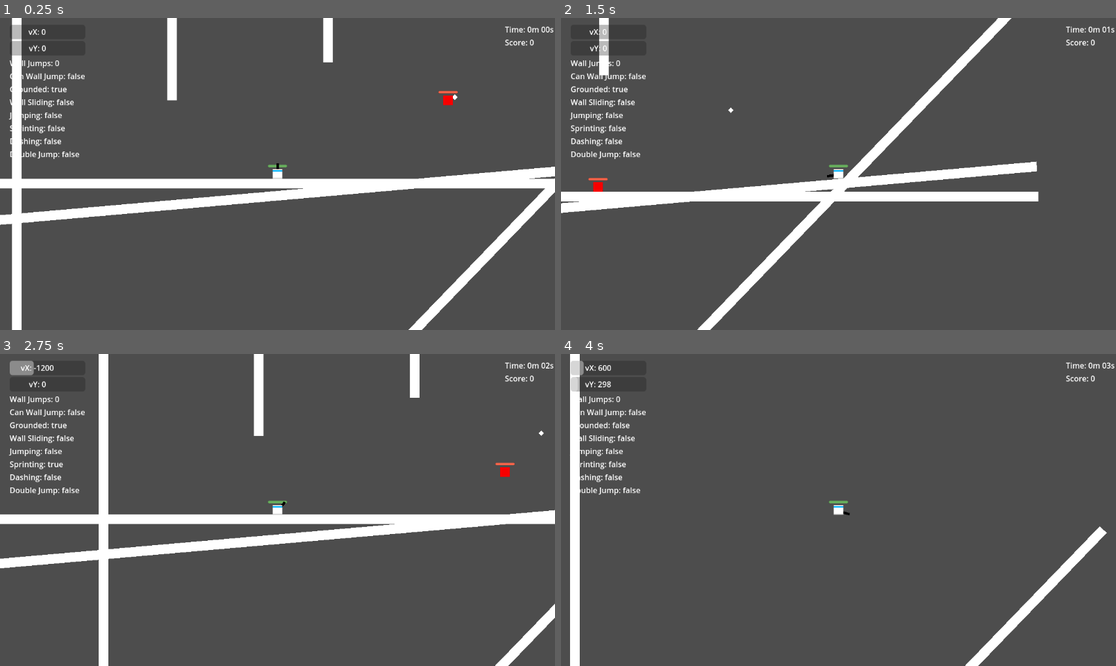
Above: before the commit, frames 1-4 (two rows, left to right).
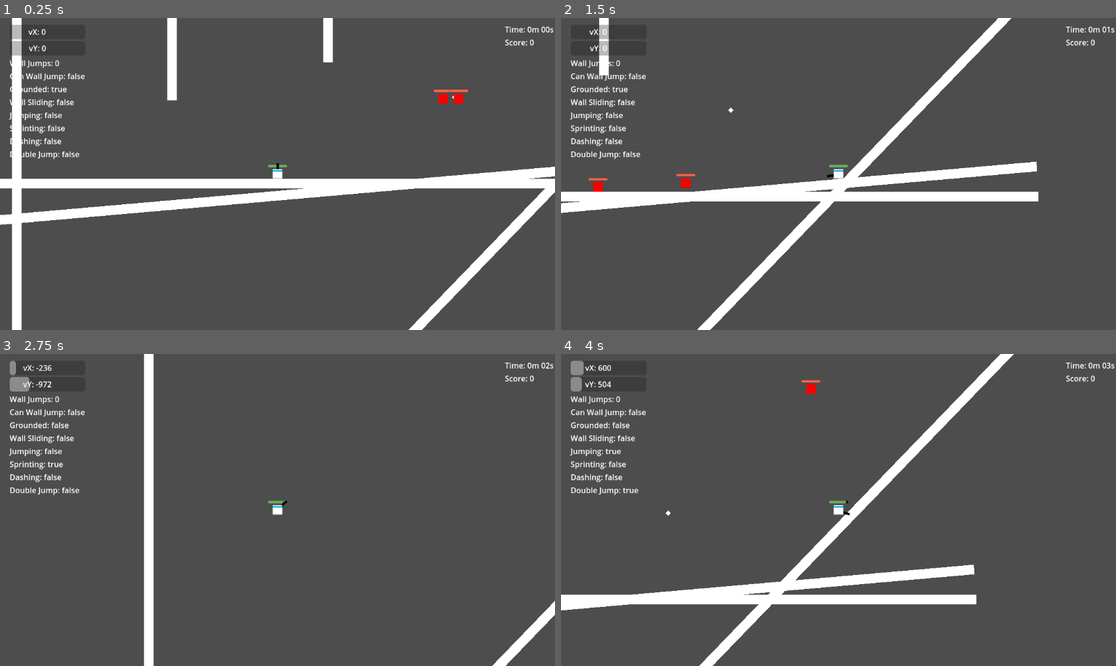
Above: after the commit, the same moments.

Repository: joesobo/BoxV1
Game: Godot game, scene res://src/scenes/main.tscn
The game is run twice, just before and just after one commit, with the same random seed, the same clock (stepped at 60 frames per second) and the same inputs.
Inputs (mouse positions are in pixels of both pictures, inside the frame that each line leads up to):
- Up to frame 1 (0.25 s): no input
- Up to frame 2 (1.5 s): move the mouse to (960, 158) at 0.52 s; hold Right (right) from 0.53 s (still down); tap Ctrl (dash) at 0.6 s; tap Up (jump) at 0.77 s; move the mouse to (727, 189) at 1.27 s; click (727, 189) at 1.35 s
- Up to frame 3 (2.75 s): tap Up (jump) at 1.52 s; move the mouse to (333, 441) at 2.02 s; release Right (right) at 2.03 s; hold Left (left) from 2.03 s (still down); hold Shift (sprint) from 2.03 s (still down)
- Up to frame 4 (4 s): move the mouse to (810, 572) at 2.77 s; release Left (left) at 2.78 s; release Shift (sprint) at 2.78 s; hold Right (right) from 2.78 s (still down); tap Ctrl (dash) at 2.85 s; tap Up (jump) at 3.02, 3.77 s; move the mouse to (1005, 556) at 3.52 s; click (1005, 556) at 3.6 s

The runs differ from the first frame. In frame 1, 0.2% of the frame differs, in the area x 78-85%, y 22-29%; in frame 2, 0.1%; in frame 3, 11%, in the area x 0-100%, y 0-100%; in frame 4, 9.4%.

Commit message:
end screen

Diff:
--- a/src/enemy/EnemySpawn.gd
+++ b/src/enemy/EnemySpawn.gd
@@ -2,11 +2,17 @@
 
 @export var enemy_scene: PackedScene
 @export var should_spawn := true
+@export var enemy_num = 2
 
 
 func _ready():
 	if should_spawn:
-		var enemy = enemy_scene.instantiate()
-		enemy.position = get_global_position()
+		for i in range(enemy_num):
+			spawn_enemy()
 
-		get_tree().get_root().call_deferred("add_child", enemy)
+
+func spawn_enemy():
+	var enemy = enemy_scene.instantiate()
+	enemy.position = get_global_position()
+
+	get_tree().get_root().call_deferred("add_child", enemy)
--- /dev/null
+++ b/src/menus/GameOverMenu.gd
@@ -0,0 +1,20 @@
+extends Control
+
+
+func _ready():
+	visible = false
+
+
+func game_over():
+	var game_menu = get_node("../GameMenu")
+	$VBoxContainer/Score.text = "Score: " + str(game_menu.score)
+	visible = true
+	get_tree().paused = true
+
+
+func _on_replay_pressed():
+	load("res://src/scenes/main.tscn").instance()
+
+
+func _on_quit_pressed():
+	get_tree().quit()
--- a/src/player/PlayerHealth.gd
+++ b/src/player/PlayerHealth.gd
@@ -7,8 +7,9 @@
 var can_damage := true
 var player
 
+
 func _ready():
-	player = get_node('../../Player')
+	player = get_node("../../Player")
 
 	health_panel = $HealthPanel
 
@@ -30,6 +31,8 @@
 
 		if health <= 0:
 			print("Game Over")
+			player.get_node("Camera2D/GameOverMenu").game_over()
+			player.get_node("Body").queue_free()
 
 		# Reset knockback
 		await get_tree().create_timer(0.5).timeout
--- a/src/player/bullet.gd
+++ b/src/player/bullet.gd
@@ -6,7 +6,7 @@
 
 
 func _on_body_entered(body: Node):
-	if body.name == "Enemy":
+	if body.name.contains("Enemy"):
 		body.get_node("EnemyHealth").damage(1)
 
 	queue_free()
--- a/src/scenes/main.tscn
+++ b/src/scenes/main.tscn
@@ -6,6 +6,7 @@
 [ext_resource type="Script" path="res://src/menus/PauseMenu.gd" id="2_32g0p"]
 [ext_resource type="Script" path="res://src/menus/PlayerControllerMenu.gd" id="3_gqoye"]
 [ext_resource type="Script" path="res://src/menus/GameMenu.gd" id="4_y1e38"]
+[ext_resource type="Script" path="res://src/menus/GameOverMenu.gd" id="5_41kut"]
 [ext_resource type="PackedScene" uid="uid://gyanoo81ygvr" path="res://src/prefabs/bullet.tscn" id="6_gk67w"]
 [ext_resource type="Script" path="res://src/player/Gun.gd" id="6_t1ta0"]
 [ext_resource type="Script" path="res://src/enemy/EnemySpawn.gd" id="8_3tvd4"]
@@ -205,6 +206,42 @@
 layout_mode = 2
 text = "Score:"
 
+[node name="GameOverMenu" type="Control" parent="Player/Camera2D"]
+layout_mode = 3
+anchors_preset = 0
+offset_left = -545.0
+offset_top = -328.0
+offset_right = 574.0
+offset_bottom = 323.0
+script = ExtResource("5_41kut")
+
+[node name="VBoxContainer" type="VBoxContainer" parent="Player/Camera2D/GameOverMenu"]
+layout_mode = 1
+anchors_preset = 8
+anchor_left = 0.5
+anchor_top = 0.5
+anchor_right = 0.5
+anchor_bottom = 0.5
+offset_left = -20.0
+offset_top = -23.5
+offset_right = 20.0
+offset_bottom = 23.5
+grow_horizontal = 2
+grow_vertical = 2
+
+[node name="Score" type="Label" parent="Player/Camera2D/GameOverMenu/VBoxContainer"]
+layout_mode = 2
+text = "Score:"
+horizontal_alignment = 1
+
+[node name="Replay" type="Button" parent="Player/Camera2D/GameOverMenu/VBoxContainer"]
+layout_mode = 2
+text = "Play Again?"
+
+[node name="Quit" type="Button" parent="Player/Camera2D/GameOverMenu/VBoxContainer"]
+layout_mode = 2
+text = "Quit"
+
 [node name="Body" type="Sprite2D" parent="Player"]
 z_index = 1
 position = Vector2(-1.0848e-05, -2.6226e-06)
@@ -365,3 +402,5 @@
 [connection signal="pressed" from="Player/Camera2D/PauseMenu/VBoxContainer/ResumeButton" to="Player/Camera2D/PauseMenu" method="_on_resume_button_pressed"]
 [connection signal="pressed" from="Player/Camera2D/PauseMenu/VBoxContainer/OptionsButton" to="Player/Camera2D/PauseMenu" method="_on_options_button_pressed"]
 [connection signal="pressed" from="Player/Camera2D/PauseMenu/VBoxContainer/QuitButton" to="Player/Camera2D/PauseMenu" method="_on_quit_button_pressed"]
+[connection signal="pressed" from="Player/Camera2D/GameOverMenu/VBoxContainer/Replay" to="Player/Camera2D/GameOverMenu" method="_on_replay_pressed"]
+[connection signal="pressed" from="Player/Camera2D/GameOverMenu/VBoxContainer/Quit" to="Player/Camera2D/GameOverMenu" method="_on_quit_pressed"]
Not shown: 1 places in src/scenes/main.tscn that only renumber resources
Not shown, changed: README.md
